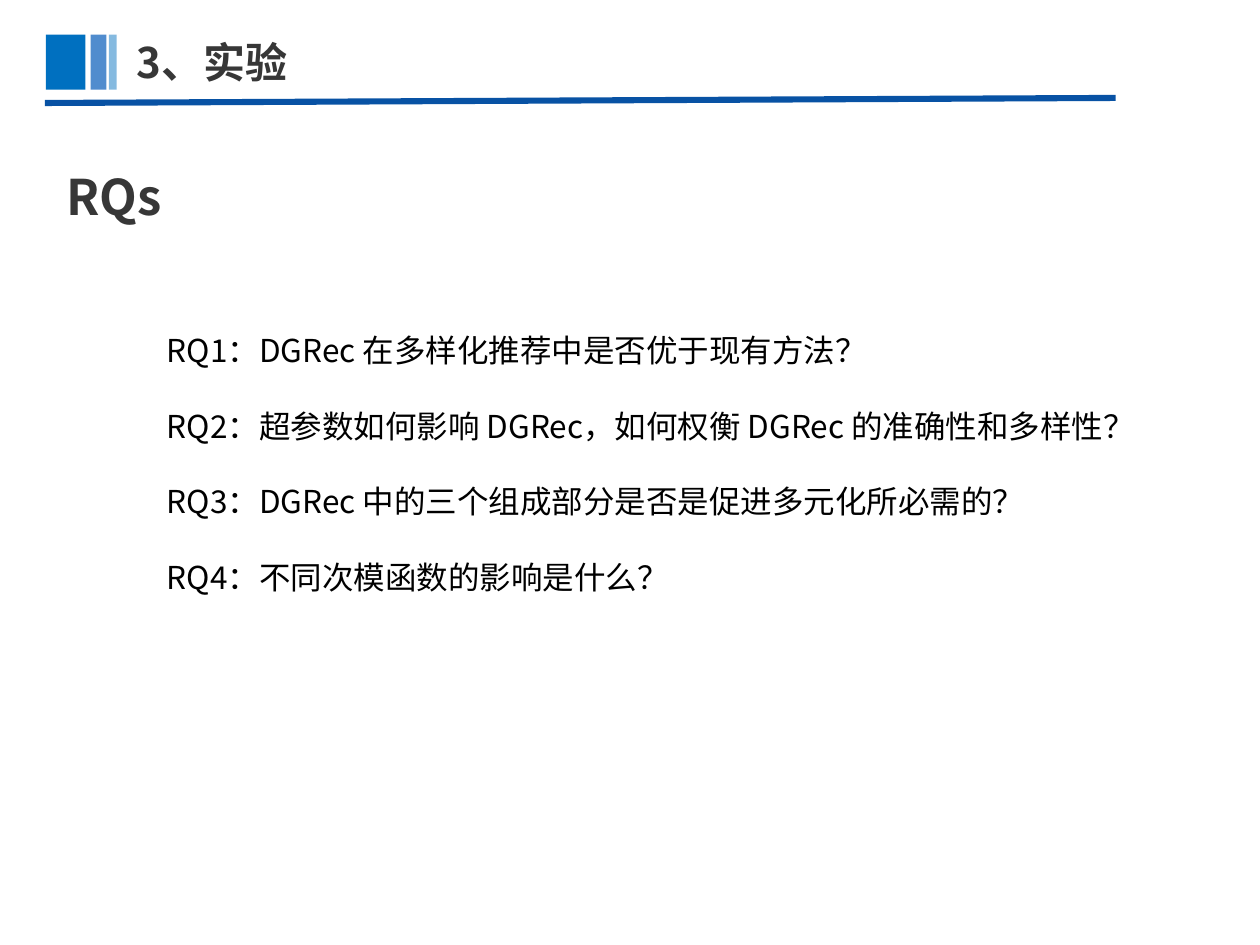
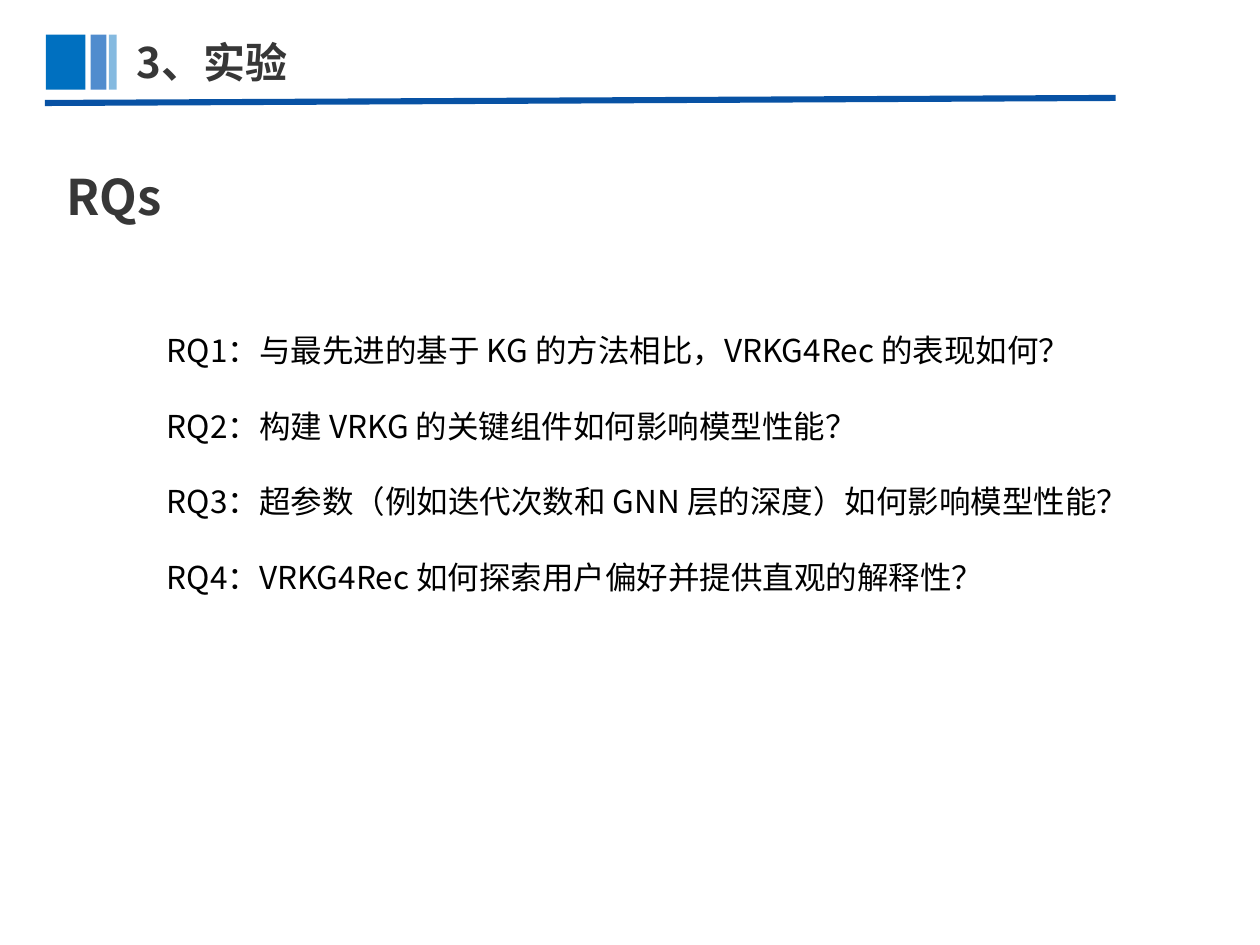
Before and after one commit to AzureSX/Paper, a slide deck: slide 22 of Knowledge Graph For Recommendation/VRKG4Rec/VRKG4Rec.pptx (slide 19 before the commit). Drawn at 1260x945 pixels with LibreOffice and Linux fonts; fonts in the diff are those of the drawing. Boxes give left, top, right and bottom in pixels: in the first picture for what was removed or moved away, otherwise in the second. Text is boxed around its words. In the diff, an @@ line names an element or a change of style, - is before the commit and + after.

```diff
--- a/Knowledge Graph For Recommendation/VRKG4Rec/VRKG4Rec.pptx
+++ b/Knowledge Graph For Recommendation/VRKG4Rec/VRKG4Rec.pptx
@@ text at [167,335,1128,595]: text changed @@
-RQ1：DGRec 在多样化推荐中是否优于现有方法？
-RQ2：超参数如何影响 DGRec，如何权衡 DGRec 的准确性和多样性？
-RQ3：DGRec 中的三个组成部分是否是促进多元化所必需的？
-RQ4：不同次模函数的影响是什么？
+RQ1：与最先进的基于 KG 的方法相比，VRKG4Rec 的表现如何？
+RQ2：构建 VRKG 的关键组件如何影响模型性能？
+RQ3：超参数（例如迭代次数和 GNN 层的深度）如何影响模型性能？
+RQ4：VRKG4Rec 如何探索用户偏好并提供直观的解释性？
```
Also in this commit, not shown: 6 other slides changed, 10 slides added, 7 slides removed, 2 other files.
